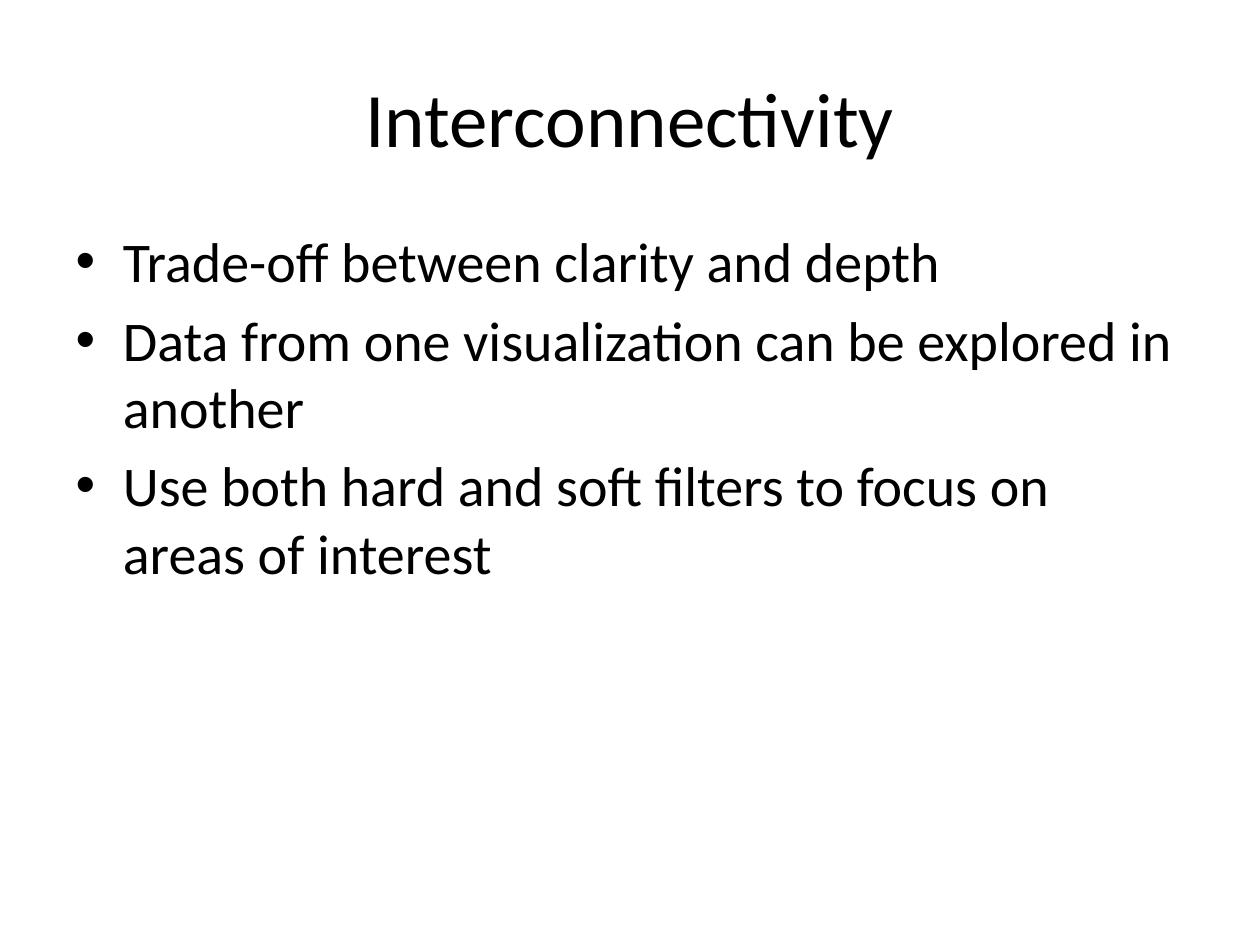
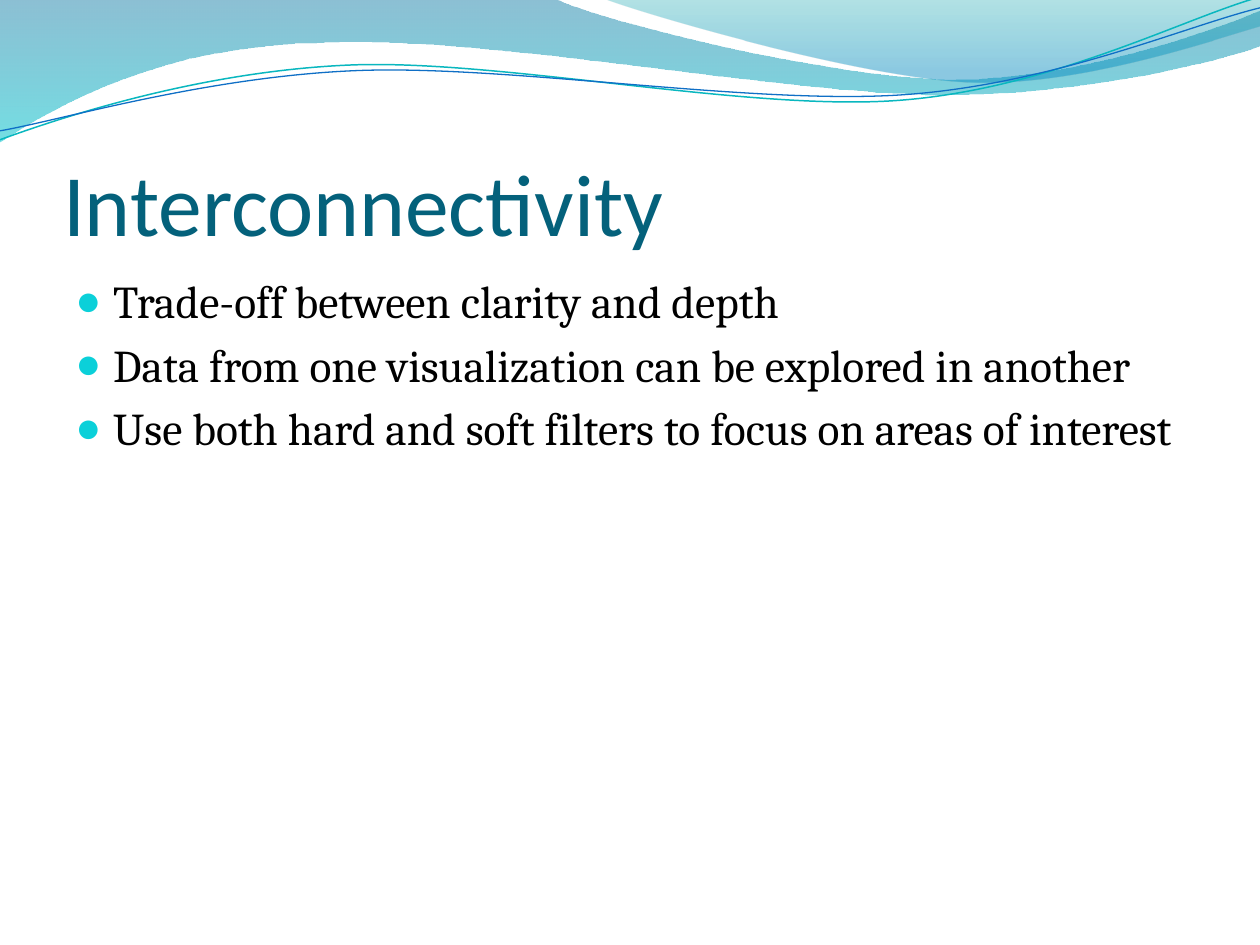
Before and after one commit to ryft/NetVis, a slide deck: slide 9 of conference/NetVisPresentation.pptx. Drawn at 1260x945 pixels with LibreOffice and Linux fonts; fonts in the diff are those of the drawing; background and template pictures are left out. Boxes give left, top, right and bottom in pixels: in the first picture for what was removed or moved away, otherwise in the second. Text is boxed around its words. In the diff, an @@ line names an element or a change of style, - is before the commit and + after.

```diff
--- a/conference/NetVisPresentation.pptx
+++ b/conference/NetVisPresentation.pptx
@@ freeform shape added at (0, 0, 1260, 142), fill gradient #0074A1 to #00C6CF @@
@@ freeform shape added at (0, 0, 1260, 147), outline #0AB8BF 0.85 pt @@
@@ freeform shape added at (0, 8, 1260, 141), outline #0F6FC6 0.75 pt @@
@@ freeform shape added at (604, 0, 1260, 87), fill gradient #00A1A9 to #008BBF @@
@@ title "Interconnectivity": place and size @@
-title "Interconnectivity" at (366, 93, 894, 160)
+title "Interconnectivity" at (63, 175, 663, 250)
@@ title "Interconnectivity" at (63, 175, 663, 250): size 44 to 50 pt, text colour #000000 to #04617B; alignment centre to left; vertical alignment middle to bottom @@
@@ text "Trade-off between clarity and depth": place and size @@
-text "Trade-off between clarity and depth" at (123, 243, 1171, 575)
+text "Trade-off between clarity and depth" at (113, 285, 1171, 446)
@@ text "Trade-off between clarity and depth" at (113, 285, 1171, 446): size 32 to 26 pt, font Calibri to Cambria; bullet • to ●; less space between paragraphs @@
```
Also in this commit, not shown: 3 other slides changed, 7 slides added, 7 slides removed, 2 other files.
